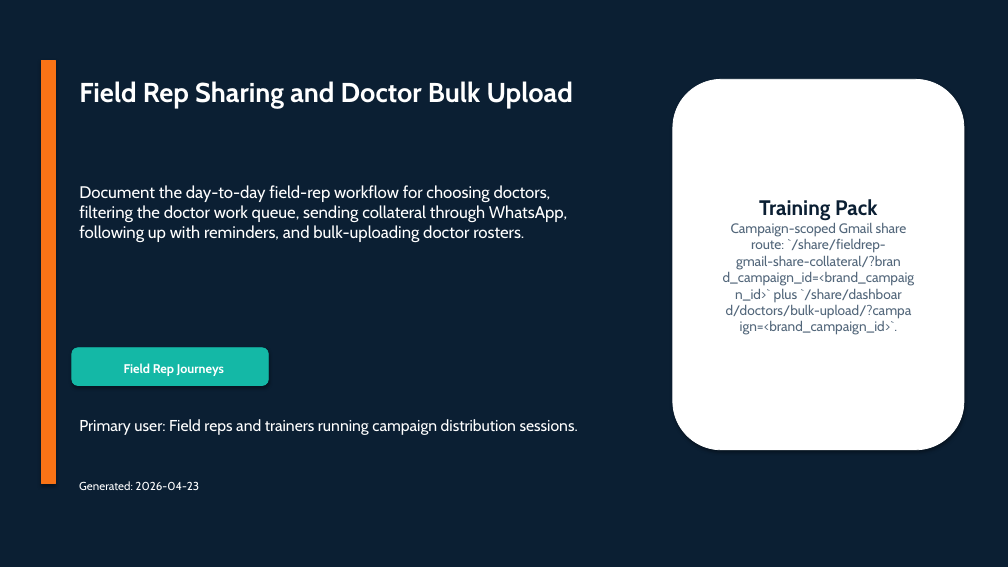
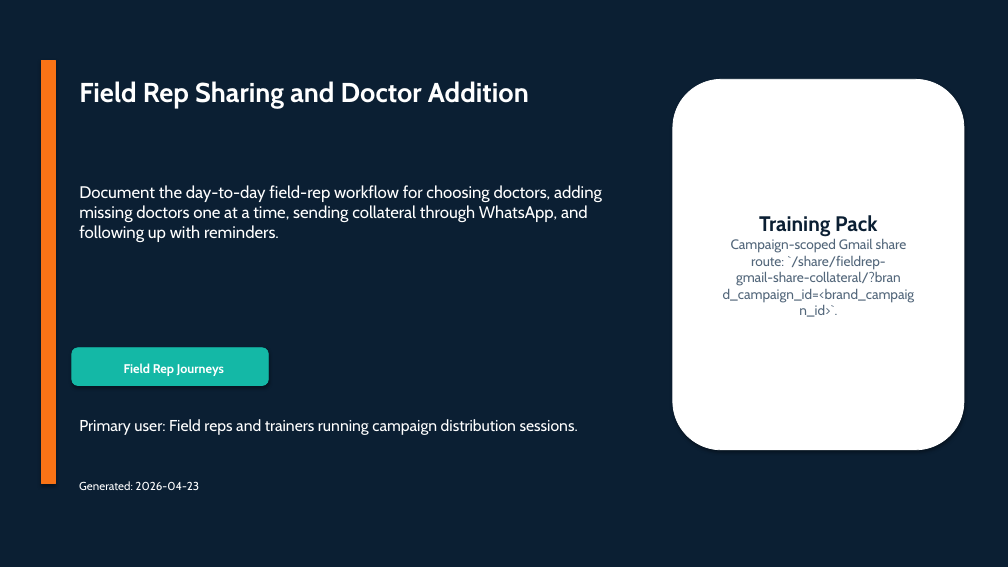
Before and after one commit to admin-masters/inclinic-education-system, a slide deck: slide 1 of output/doc/user-flow-decks/07-field-rep-sharing-and-doctor-bulk-upload.pptx. Drawn at 1008x567 pixels with LibreOffice and Linux fonts; fonts in the diff are those of the drawing. Boxes give left, top, right and bottom in pixels: in the first picture for what was removed or moved away, otherwise in the second. Text is boxed around its words. In the diff, an @@ line names an element or a change of style, - is before the commit and + after.

Commit message:
simplify field rep login and doctor addition docs

```diff
--- a/output/doc/user-flow-decks/07-field-rep-sharing-and-doctor-bulk-upload.pptx
+++ b/output/doc/user-flow-decks/07-field-rep-sharing-and-doctor-bulk-upload.pptx
@@ text at [79, 81, 529, 108]: text changed @@
-Field Rep Sharing and Doctor Bulk Upload
+Field Rep Sharing and Doctor Addition
@@ text at [79, 185, 602, 242]: text changed @@
-Document the day-to-day field-rep workflow for choosing doctors, filtering the doctor work queue, sending collateral through WhatsApp, following up with reminders, and bulk-uploading doctor rosters.
+Document the day-to-day field-rep workflow for choosing doctors, adding missing doctors one at a time, sending collateral through WhatsApp, and following up with reminders.
@@ text in rounded rectangle at [723, 238, 915, 317]: text changed @@
-Campaign-scoped Gmail share
-route: `/share/fieldrep-
-gmail-share-collateral/?bran
-d_campaign_id=<brand_campaig
-n_id>` plus `/share/dashboar
-d/doctors/bulk-upload/?campa
-ign=<brand_campaign_id>`.
+Campaign-scoped Gmail share
+route: `/share/fieldrep-
+gmail-share-collateral/?bran
+d_campaign_id=<brand_campaig
+n_id>`.
```
Also in this commit, not shown: 9 other slides changed, 1 slide removed, 23 other files.
